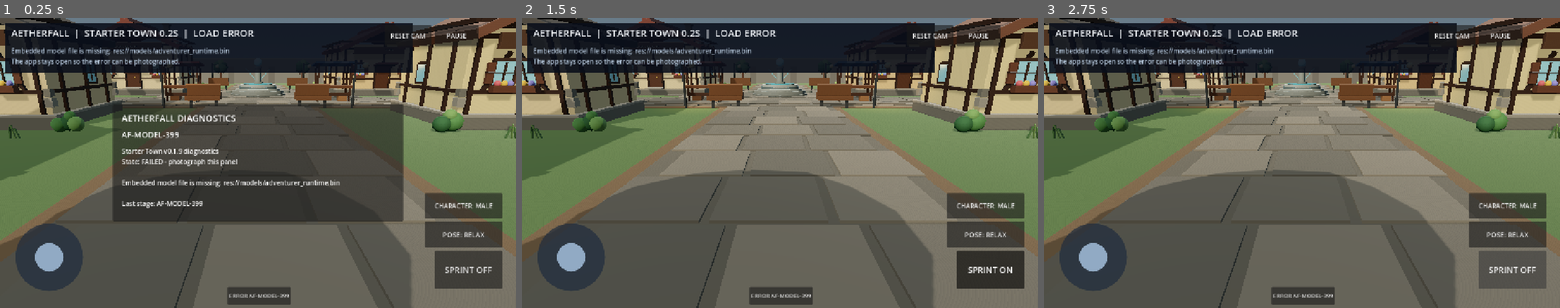
Above: before the commit, frames 1-3 (left to right).
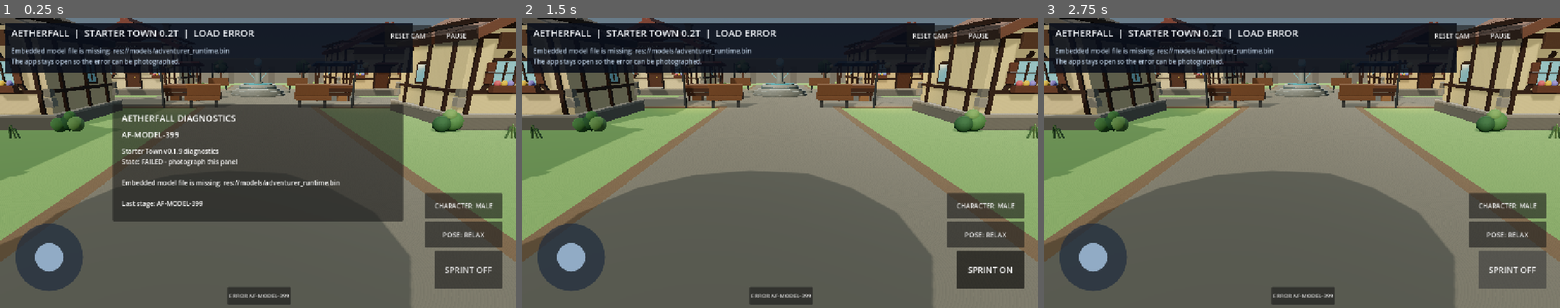
Above: after the commit, the same moments.

Repository: demetrecerrone-star/Aetherfall
Game: Godot game, scene res://starter_town.tscn
Same seed, same stepped clock (60 frames per second), same inputs: the game is played once before the commit and once after it.
Inputs:
- Up to frame 1 (0.25 s): no input
- Up to frame 2 (1.5 s): click "ERROR AF-MODEL-399" at 0.5 s; click "SPRINT OFF" at 1.25 s
- Up to frame 3 (2.75 s): click "SPRINT ON" at 2 s

The runs differ from the first frame. In frame 1, 12% of the frame differs, in the area x 0-100%, y 0-100%; in frame 2, 16%; in frame 3, 16%.

Commit message:
Starter Town 0.2T: unified cobblestones, greener terrain, fountain UV fix, shingle courses and stall wood QA

Diff:
--- a/cleanroom/starter_town.gd
+++ b/cleanroom/starter_town.gd
@@ -282,7 +282,7 @@
         return "stone"
     if n.contains("foundation") or n.contains("cornerstone") or n.contains("wallcap") or n.contains("buttress") or n == "townwall" or n.begins_with("gatetower") or n.begins_with("chimney") or n == "rock":
         return "stone"
-    for prefix in ["frontpost", "sidepost", "frontband", "si …(189 unchanged characters)… rel", "trunk", "branch", "shop", "bench"]:
+    for prefix in ["frontpost", "sidepost", "frontband", "si …(189 unchanged characters)… rel", "trunk", "branch", "shop", "bench", "stallpost", "crate"]:
         if n.begins_with(prefix):
             return "wood"
     return ""
@@ -294,20 +294,34 @@
     if kind.is_empty() or not _town_textures.has(kind):
         return mat
     mat.albedo_texture = _town_textures[kind] as Texture2D
-    var strength := 0.18
-    if kind == "plaster" or kind == "roof":
+    # Pale source grass needs a stronger green tint; hold stone/plaster neutral.
+    var strength := 0.22
+    if kind == "grass":
+        strength = 0.64
+    elif kind == "dirt":
+        strength = 0.42
+    elif kind == "plaster":
         strength = 0.36
+    elif kind == "roof":
+        strength = 0.52
     elif kind == "wood":
-        strength = 0.27
+        strength = 0.31
     elif kind == "cobble" or kind == "stone":
-        strength = 0.23
+        strength = 0.25
     mat.albedo_color = Color.WHITE.lerp(color, strength)
     var meters := 2.3
     if kind == "plaster":
         meters = 2.8
     elif kind == "wood" or kind == "roof":
         meters = 1.9
+    elif kind == "cobble":
+        meters = 1.65
     mat.uv1_scale = Vector3(maxf(1.0, size.x / meters), maxf(1.0, maxf(size.y, size.z) / meters), 1.0)
+    # Cylinder UVs stretch the stone into visible bands; use object-space projection
+    # for fountain masonry only (not the translucent water or glowing crystal).
+    if name.to_lower().begins_with("fountain") and kind == "stone":
+        mat.uv1_triplanar = true
+        mat.uv1_scale = Vector3(1.1, 1.1, 1.1)
     mat.texture_filter = BaseMaterial3D.TEXTURE_FILTER_LINEAR_WITH_MIPMAPS
     return mat
 
@@ -504,6 +518,16 @@
     _box(house, "RoofLeft", Vector3(width * 0.64, 0.34, depth + 1.05), Vector3(-width * 0.245, body_size.y + 1.08, 0), roof_color, Vector3(0, 0, 25), 0.82)
     _box(house, "RoofRight", Vector3(width * 0.64, 0.34, depth + 1.05), Vector3(width * 0.245, body_size.y + 1.08, 0), roof_color, Vector3(0, 0, -25), 0.82)
     _box(house, "RoofRidge", Vector3(0.26, 0.30, depth + 1.12), Vector3(0, body_size.y + 1.62, 0), roof_color.darkened(0.18), Vector3.ZERO, 0.78)
+    # Thin, subdued tile courses make each pitched roof read as shingles.
+    # These are visual details only; the building dimensions and blockers stay fixed.
+    var roof_courses := maxi(4, mini(9, int(ceil(depth / 0.85))))
+    for course_i in range(1, roof_courses):
+        var z_course := -depth * 0.5 + float(course_i) * depth / float(roof_courses)
+        for side_i in [-1, 1]:
+            var side: float = float(side_i)
+            var roof_angle := -25.0 if side > 0.0 else 25.0
+            var ridge := _box(house, "RoofCourse", Vector3(width * 0.60, 0.016, 0.035), Vector3(side * width * 0.245, body_size.y + 1.269, z_course), roof_color.darkened(0.21), Vector3(0, 0, roof_angle), 0.96)
+            ridge.material_override = _mat(roof_color.darkened(0.20), 0.93)
     _box(house, "FasciaFront", Vector3(width + 0.58, 0.16, 0.18), Vector3(0, body_size.y + 0.76, depth * 0.57), beam)
     _box(house, "FasciaBack", Vector3(width + 0.58, 0.16, 0.18), Vector3(0, body_size.y + 0.76, -depth * 0.57), beam)
     _box(house, "EaveTrimL", Vector3(0.14, 0.18, depth + 1.02), Vector3(-width * 0.51, body_size.y + 0.78, 0), beam)
@@ -607,9 +631,11 @@
     var dark_wood := Color("#3e2b22")
     _box(stall, "Counter", Vector3(2.55, 0.20, 1.25), Vector3(0, 1.05, 0), wood)
     _box(stall, "Shelf", Vector3(2.35, 0.14, 0.75), Vector3(0, 0.54, 0.18), dark_wood)
+    _box(stall, "CounterFront", Vector3(2.42, 0.24, 0.12), Vector3(0, 0.84, 0.60), dark_wood)
+    _box(stall, "CounterEdge", Vector3(2.61, 0.055, 1.30), Vector3(0, 1.18, 0), wood.lightened(0.12))
     for x in [-1.08, 1.08]:
         for z in [-0.46, 0.46]:
-            _box(stall, "Post", Vector3(0.12, 2.50, 0.12), Vector3(float(x), 1.28, float(z)), dark_wood)
+            _box(stall, "StallPost", Vector3(0.12, 2.50, 0.12), Vector3(float(x), 1.28, float(z)), dark_wood)
     # Striped awning reads much better than a single floating slab.
     for stripe in range(5):
         var sx := -1.06 + float(stripe) * 0.53
@@ -663,7 +689,14 @@
     _box(self, "WallCap", Vector3(size.x + 0.14, 0.20, size.z + 0.14), position + Vector3(0, size.y * 0.5 + 0.10, 0), Color("#8b877d"))
 
 func _road_base(name: String, center: Vector3, size: Vector2) -> void:
-    _box(self, name, Vector3(size.x, 0.055, size.y), center + Vector3(0, 0.028, 0), Color("#5f5c55"), Vector3.ZERO, 0.96)
+    # One fully textured cobbled plane per region. Small height offsets avoid
+    # z-fighting where roads and square intersect without raised block paving.
+    var lift := 0.0
+    if name == "CrossRoad":
+        lift = 0.012
+    elif name == "MarketSquare":
+        lift = 0.024
+    _box(self, name, Vector3(size.x, 0.055, size.y), center + Vector3(0, 0.0275 + lift, 0), Color("#68675f"), Vector3.ZERO, 0.95)
 
 func _road_seams_z(center: Vector3, width: float, length: float) -> void:
     # Cross seams plus two long irregular lanes. Low node count but reads as cobbled paving from the player camera.
@@ -866,22 +899,22 @@
     fill.shadow_enabled = false
     add_child(fill)
 
-    # Ground: deeper grass tone with subtle patch variation around the edges.
-    _box(self, "TownGround", Vector3(58.0, 0.16, 55.0), Vector3(0, -0.08, 0), Color("#536b45"), Vector3.ZERO, 1.0)
-    for patch in [
+    # Greener, softly varied lawn; the cobblestone itself is already in the road texture.
+    _box(self, "TownGround", Vector3(58.0, 0.16, 55.0), Vector3(0, -0.08, 0), Color("#70965b"), Vector3.ZERO, 1.0)
+    var patch_positions := [
         Vector3(-22,0,-18), Vector3(20,0,-19), Vector3(-23,0,10), Vector3(22,0,12),
         Vector3(-15,0,21), Vector3(16,0,21), Vector3(-18,0,-3), Vector3(19,0,2)
-    ]:
-        _cylinder(self, "GrassPatch", 2.4, 0.018, patch + Vector3(0,0.010,0), Color("#5f7750"))
-
-    # Layered road beds with staggered stone courses and dirt shoulders.
+    ]
+    for patch_i in range(patch_positions.size()):
+        var patch: Vector3 = patch_positions[patch_i]
+        var patch_color := Color("#628b51") if patch_i % 2 == 0 else Color("#81a568")
+        _cylinder(self, "GrassPatch", 2.4, 0.018, patch + Vector3(0,0.010,0), patch_color)
+
+    # Unified tiling instead of 150+ giant textured slabs sitting on cobbles.
     _road_shoulders()
     _road_base("EntryRoad", Vector3(0,0,2.0), Vector2(6.2,44.0))
-    _road_stones_z(Vector3(0,0,2.0), 6.2, 44.0)
     _road_base("CrossRoad", Vector3(0,0,1.0), Vector2(42.0,5.6))
-    _road_stones_x(Vector3(0,0,1.0), 42.0, 5.6)
     _road_base("MarketSquare", Vector3(0,0,-4.0), Vector2(16.0,14.0))
-    _market_stones(Vector3(0,0,-4.0), Vector2(16.0,14.0))
 
     # Perimeter walls with caps and simple buttresses. The hard software boundary remains authoritative.
     _add_wall_segment(Vector3(-27.6, 1.7, 0), Vector3(1.2, 3.4, 52.0))
@@ -1156,7 +1189,7 @@
 
 func _set_status(title: String, detail: String) -> void:
     if _status != null:
-        _status.text = "AETHERFALL  |  STARTER TOWN 0.2S  |  " + title
+        _status.text = "AETHERFALL  |  STARTER TOWN 0.2T  |  " + title
     if _detail != null:
         _detail.text = detail
 
@@ -1602,13 +1635,16 @@
     var x := world_position.x
     var z := world_position.z
 
-    # Individual road stones sit above their darker road bed. Use the stone
-    # top surface wherever the player is inside a paved gameplay region.
+    # Grounding matches the actual visible surfaces, not the removed slabs.
     var on_entry_road := absf(x) <= 3.10 and z >= -20.0 and z <= 24.0
     var on_cross_road := absf(x) <= 21.0 and z >= -1.80 and z <= 3.80
     var on_market_square := absf(x) <= 8.0 and z >= -11.0 and z <= 3.0
-    if on_entry_road or on_cross_road or on_market_square:
-        return 0.105
+    if on_market_square:
+        return 0.079
+    if on_cross_road:
+        return 0.067
+    if on_entry_road:
+        return 0.055
 
     # Dirt shoulders are only slightly above the lawn.
     var on_entry_shoulder := absf(absf(x) - 3.30) <= 0.24 and z >= -19.75 and z <= 23.75
--- /dev/null
+++ b/cleanroom/tests/environment_texture_test.gd
@@ -0,0 +1,52 @@
+extends SceneTree
+## Verify texture material settings and visible road heights, while preserving character model behavior.
+func _initialize() -> void:
+    call_deferred("_run_check")
+
+
+func _run_check() -> void:
+    var scene := load("res://starter_town.tscn") as PackedScene
+    if scene == null:
+        _fail("Scene was not found")
+        return
+    var town := scene.instantiate()
+    root.add_child(town)
+    for i in range(8):
+        await process_frame
+    var fountain := town.find_child("FountainPlinth", true, false) as MeshInstance3D
+    var grass := town.find_child("TownGround", true, false) as MeshInstance3D
+    var road := town.find_child("EntryRoad", true, false) as MeshInstance3D
+    var roof := town.find_child("RoofCourse", true, false) as MeshInstance3D
+    var stall_post := town.find_child("StallPost", true, false) as MeshInstance3D
+    if fountain == null or grass == null or road == null or roof == null or stall_post == null:
+        _fail("Expected environment meshes are missing")
+        return
+    var fountain_material := fountain.material_override as StandardMaterial3D
+    var grass_material := grass.material_override as StandardMaterial3D
+    var post_material := stall_post.material_override as StandardMaterial3D
+    if fountain_material == null or not fountain_material.uv1_triplanar:
+        _fail("Fountain stone is not triplanar mapped")
+        return
+    if grass_material == null or grass_material.albedo_texture == null:
+        _fail("Grass texture is missing")
+        return
+    if post_material == null or post_material.albedo_texture == null:
+        _fail("Stall posts have no wood texture")
+        return
+    if town.find_child("RoadStone", true, false) != null or town.find_child("SquareStone", true, false) != null:
+        _fail("Old oversized road slabs are still visible")
+        return
+    var entry := float(town.call("_ground_surface_y", Vector3(0, 0, 18)))
+    var cross := float(town.call("_ground_surface_y", Vector3(12, 0, 1)))
+    var square := float(town.call("_ground_surface_y", Vector3(0, 0, -4)))
+    if absf(entry - 0.055) > 0.001 or absf(cross - 0.067) > 0.001 or absf(square - 0.079) > 0.001:
+        _fail("Foot grounding no longer matches paved surfaces: %f %f %f" % [entry, cross, square])
+        return
+    print("AETHERFALL_ENVIRONMENT_02T_OK: Unified cobbles, green grass, triplanar fountain, tiled roofs, textured stall posts and three ground heights")
+    town.queue_free()
+    quit(0)
+
+
+func _fail(message: String) -> void:
+    push_error("AETHERFALL_ENVIRONMENT_FAIL: " + message)
+    quit(1)
Not shown, changed: .github/workflows/starter-town-android.yml
